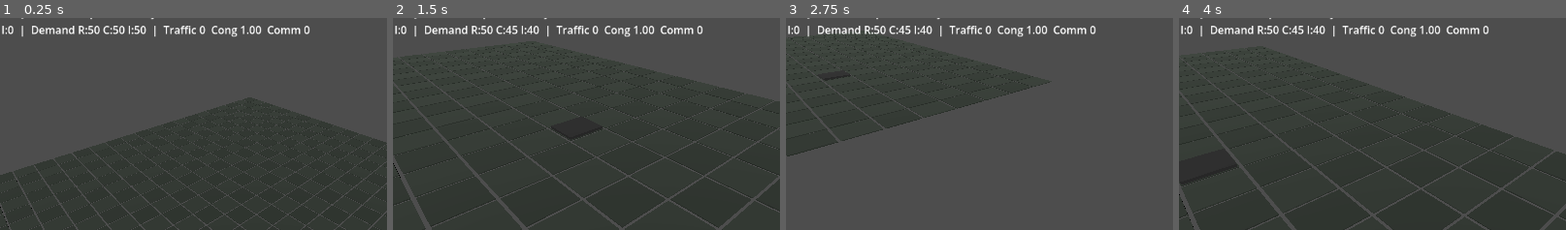
Above: before the commit, frames 1-4 (left to right).
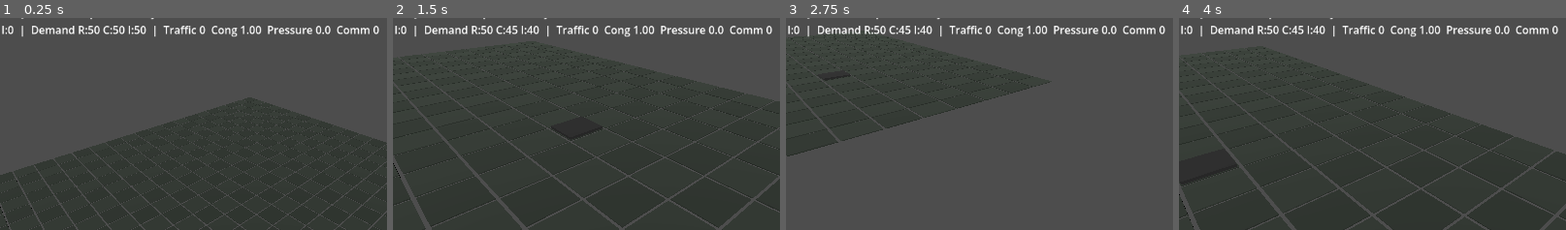
Above: after the commit, the same moments.

Repository: Jose04BN/CitySimGodot
Game: Godot game, scene res://scenes/Main.tscn
Same seed, same stepped clock (60 frames per second), same inputs: the game is played once before the commit and once after it.
Inputs (mouse positions are % of the whole screen's width and height, from its top left):
- Up to frame 1 (0.25 s): no input
- Up to frame 2 (1.5 s): tap Enter at 0.5 s; move the mouse to (72, 44) at 0.52 s; hold D 0.53-1.28 s; tap 1 at 0.6 s; click (72, 44) at 0.67 s; move the mouse to (30, 54) at 1.27 s; hold S from 1.28 s (still down); tap 2 at 1.35 s
- Up to frame 3 (2.75 s): move the mouse to (60, 26) at 2.02 s; release S at 2.03 s; hold D from 2.03 s (still down); tap 3 at 2.1 s
- Up to frame 4 (4 s): move the mouse to (45, 69) at 2.77 s; release D at 2.78 s; hold W 2.78-3.53 s; tap 4 at 2.85 s; click (45, 69) at 2.92 s; move the mouse to (80, 64) at 3.52 s; hold A from 3.53 s (still down); tap E at 3.6 s
The pictures show only the part of the screen within x 17-67%, y 9-59%; the shares and areas given below are measured in that part.

The runs differ from the first frame. In frame 1, 0.6% of the frame differs, in the area x 69-98%, y 3-8%; in frame 2, 0.6%; in frame 3, 0.6%; in frame 4, 0.6%.

Commit message:
Make traffic congestion affect city growth

Diff:
--- a/scripts/CitySimulation.gd
+++ b/scripts/CitySimulation.gd
@@ -31,12 +31,14 @@
 var _vehicle_count: int = 0
 var _congestion_factor: float = 1.0
 var _commuters: int = 0
+var _traffic_pressure: float = 0.0
 
 func _ready() -> void:
 	_build_controller = get_node(build_controller_path)
 	_traffic_controller = get_node_or_null(traffic_controller_path)
 	_stats_label = get_node_or_null(stats_label_path)
 	_treasury = starting_treasury
+	_traffic_pressure = 0.0
 
 	if _build_controller.has_signal("about_to_save"):
 		_build_controller.connect("about_to_save", Callable(self, "_on_about_to_save"))
@@ -83,12 +85,14 @@
 	var tax_income: float = float(_population) * 1.8 + float(com_zones) * 4.0 + float(ind_zones) * 5.5
 	var service_cost: float = float(roads) * 1.4 + float(_population) * 0.7 + 40.0
 	service_cost += float(_vehicle_count) * 0.25
+	service_cost += _traffic_pressure * 10.0
 	tax_income += float(_commuters) * 0.2
+	tax_income -= _traffic_pressure * 4.0
 	_treasury += tax_income - service_cost
 
-	_r_demand = clampf(50.0 + float(jobs_capacity - _population) * 0.25 - float(res_zones) * 0.4, 0.0, 100.0)
-	_c_demand = clampf(45.0 + float(_population - com_jobs) * 0.30 + float(roads) * 0.08, 0.0, 100.0)
-	_i_demand = clampf(40.0 + float(_population - ind_jobs) * 0.22 + float(roads) * 0.06 - float(_vehicle_count) * 0.5, 0.0, 100.0)
+	_r_demand = clampf(50.0 + float(jobs_capacity - _population) * 0.25 - float(res_zones) * 0.4 - _traffic_pressure * 0.9, 0.0, 100.0)
+	_c_demand = clampf(45.0 + float(_population - com_jobs) * 0.30 + float(roads) * 0.08 - _traffic_pressure * 0.7, 0.0, 100.0)
+	_i_demand = clampf(40.0 + float(_population - ind_jobs) * 0.22 + float(roads) * 0.06 - float(_vehicle_count) * 0.5 - _traffic_pressure * 1.0, 0.0, 100.0)
 
 	_sim_hours += 0.25
 	if _sim_hours >= 24.0:
@@ -116,17 +120,17 @@
 		var demand: float = 50.0
 		match ztype:
 			BuildMode.RESIDENTIAL:
-				demand = _r_demand
+				demand = _r_demand - _traffic_pressure * 0.5
 			BuildMode.COMMERCIAL:
-				demand = _c_demand
+				demand = _c_demand - _traffic_pressure * 0.35
 			BuildMode.INDUSTRIAL:
-				demand = _i_demand
+				demand = _i_demand - _traffic_pressure * 0.8
 
 		# Upgrade if demand strong and connected
-		if demand >= 70.0 and connected and level < 3:
+		if demand >= 70.0 and connected and level < 3 and _congestion_factor >= 0.55:
 			_build_controller.call("set_zone_level", cell, level + 1)
 		# Downgrade if demand weak
-		elif demand <= 30.0 and level > 1:
+		elif demand <= 30.0 or _traffic_pressure > 18.0 and level > 1:
 			_build_controller.call("set_zone_level", cell, level - 1)
 
 func _update_stats_label() -> void:
@@ -150,7 +154,7 @@
 	var unemployment: int = maxi(_population - employed, 0)
 	var households: int = int(round(float(_population) / 2.6))
 
-	_stats_label.text = "Time %02d:%02d  |  Pop %d  HH %d  Jobs %d  Unemp %d  Treasury $%d\nRoads %d  Zones R:%d C:%d I:%d  |  Demand R:%d C:%d I:%d  |  Traffic %d  Cong %.2f  Comm %d" % [
+	_stats_label.text = "Time %02d:%02d  |  Pop %d  HH %d  Jobs %d  Unemp %d  Treasury $%d\nRoads %d  Zones R:%d C:%d I:%d  |  Demand R:%d C:%d I:%d  |  Traffic %d  Cong %.2f  Pressure %.1f  Comm %d" % [
 		int(floor(_sim_hours)),
 		int(round((_sim_hours - floor(_sim_hours)) * 60.0)) % 60,
 		_population,
@@ -167,6 +171,7 @@
 		int(round(_i_demand)),
 		_vehicle_count,
 		_congestion_factor,
+		_traffic_pressure,
 		_commuters
 	]
 
@@ -218,4 +223,5 @@
 func _on_traffic_changed(vehicle_count: int, congestion_factor: float) -> void:
 	_vehicle_count = vehicle_count
 	_congestion_factor = clampf(congestion_factor, 0.35, 1.0)
+	_traffic_pressure = float(_vehicle_count) * (1.0 - _congestion_factor) * 1.5
 	_commuters = int(round(float(_population) * (1.0 - _congestion_factor) * 0.55))
